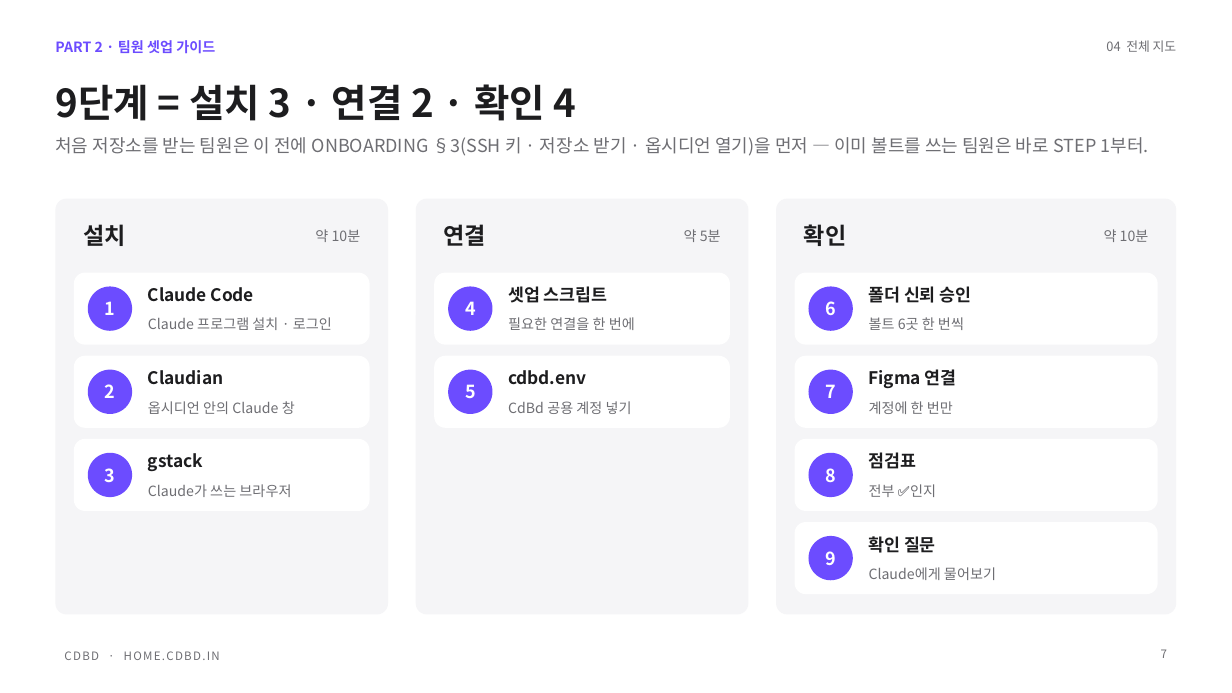
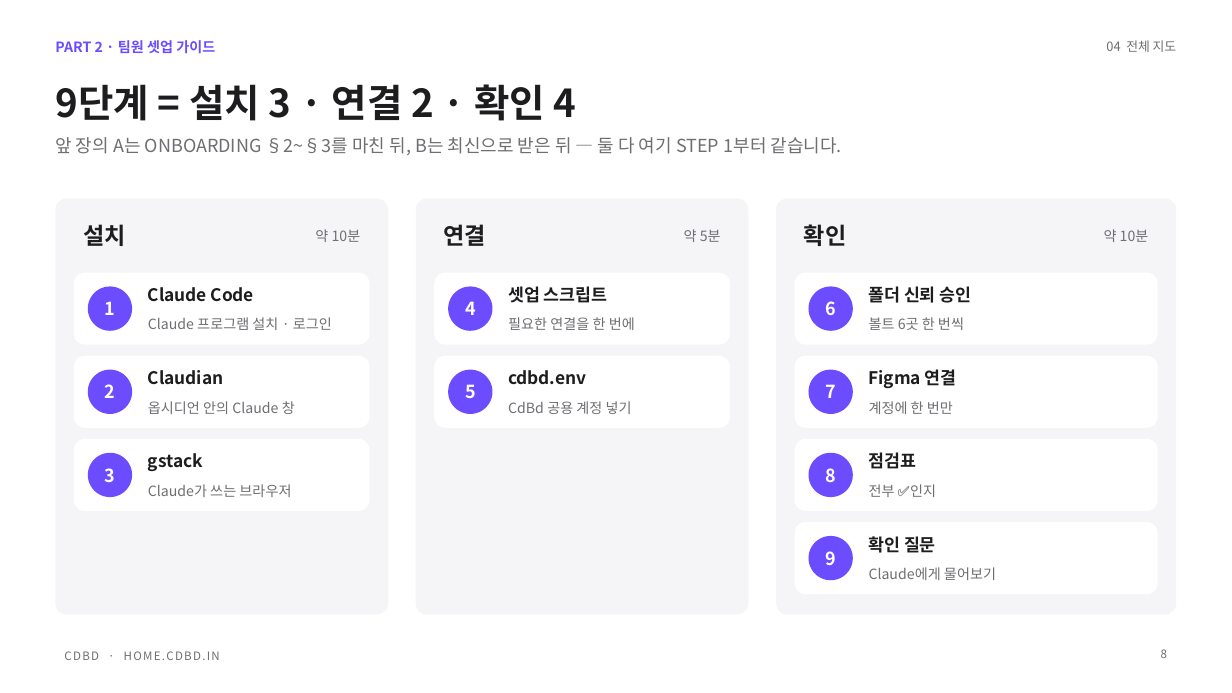
Before and after one commit to CdBd-in/design, a slide deck: slide 8 of _기능별 경로 가이드 — 결과 보고 발표 (2026-10-02).pptx (slide 7 before the commit). Drawn at 1232x693 pixels with LibreOffice and Linux fonts; fonts in the diff are those of the drawing. Boxes give left, top, right and bottom in pixels: in the first picture for what was removed or moved away, otherwise in the second. Text is boxed around its words. In the diff, an @@ line names an element or a change of style, - is before the commit and + after.

```diff
--- a/_기능별 경로 가이드 — 결과 보고 발표 (2026-10-02).pptx
+++ b/_기능별 경로 가이드 — 결과 보고 발표 (2026-10-02).pptx
@@ text at [55,137,842,155]: text changed @@
-처음 저장소를 받는 팀원은 이 전에 ONBOARDING §3(SSH 키 · 저장소 받기 · 옵시디언 열기)을 먼저 — 이미 볼트를 쓰는 팀원은 바로 STEP 1부터.
+앞 장의 A는 ONBOARDING §2~§3를 마친 뒤, B는 최신으로 받은 뒤 — 둘 다 여기 STEP 1부터 같습니다.
@@ page number at [1161,649,1167,658]: text changed @@
-7
+8
```
Also in this commit, not shown: 1 other slide changed, 1 slide added.
